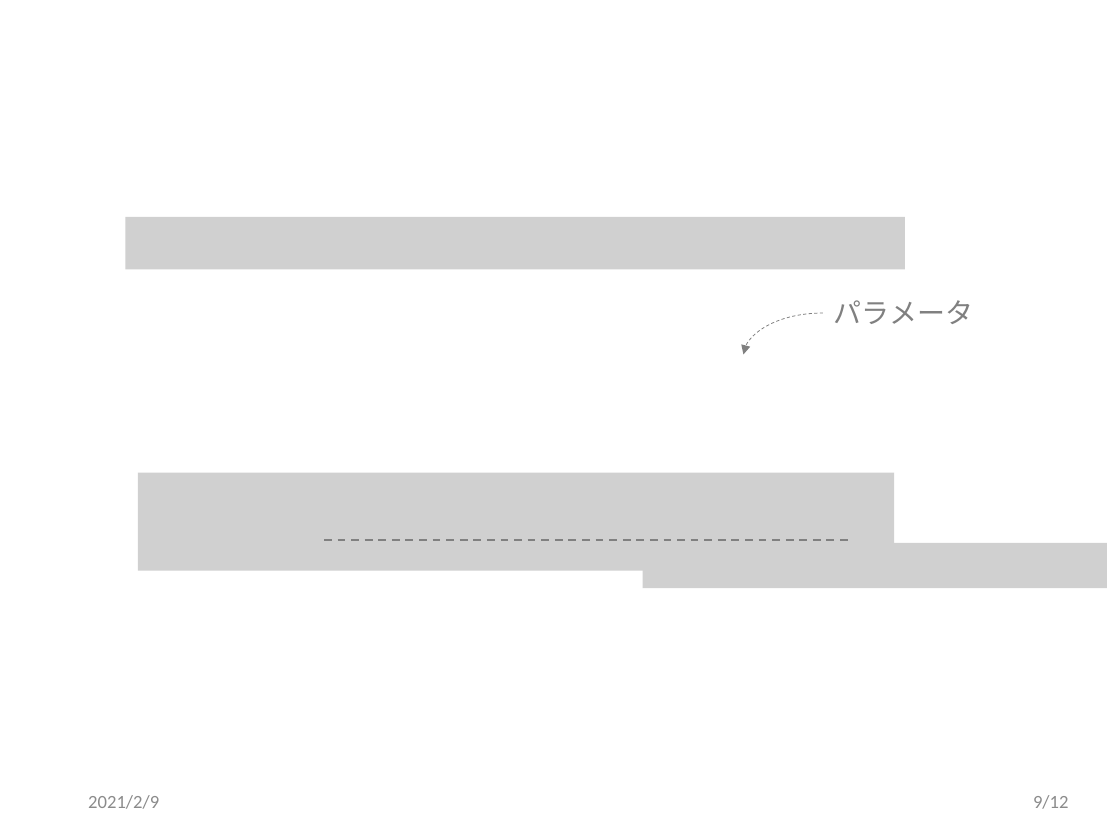
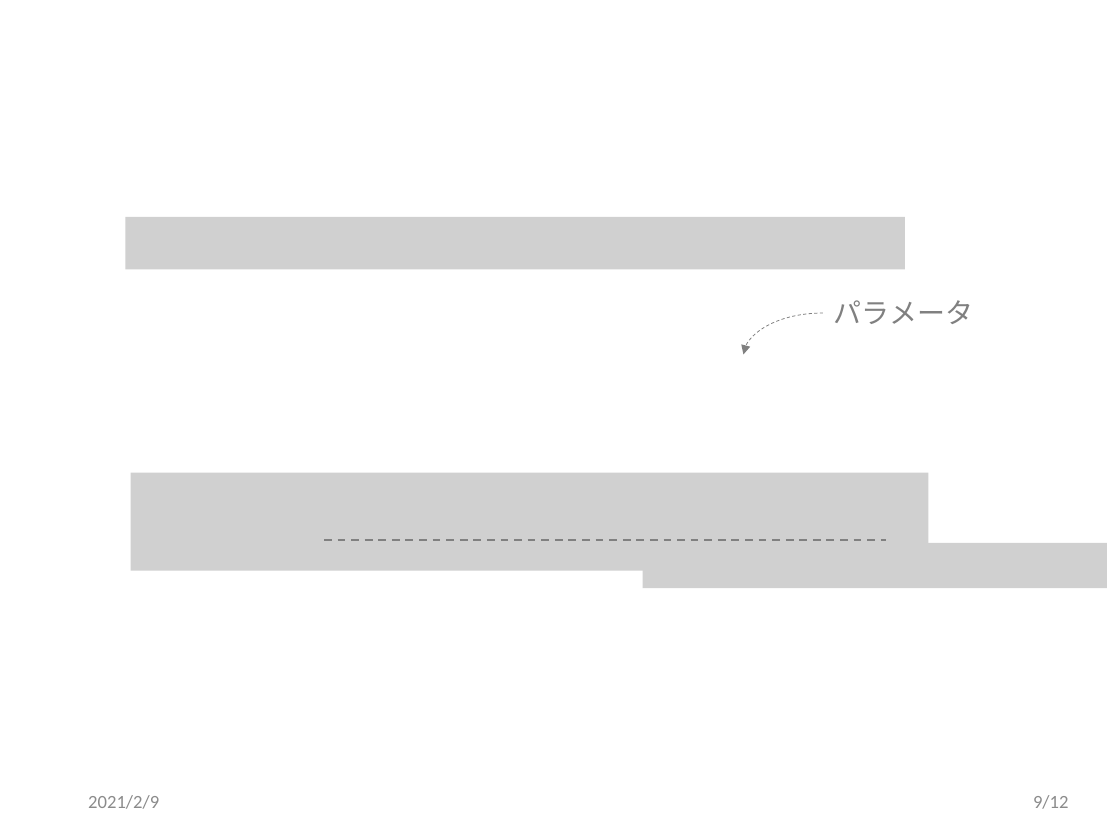
Before and after one commit to ibuki1024/thesis, a slide deck: slide 13 of slide/master.pptx. Drawn at 1120x840 pixels with LibreOffice and Linux fonts; fonts in the diff are those of the drawing; grey boxes stand for pictures; background and template pictures are left out. Boxes give left, top, right and bottom in pixels: in the first picture for what was removed or moved away, otherwise in the second. Text is boxed around its words. In the diff, an @@ line names an element or a change of style, - is before the commit and + after.

```diff
--- a/slide/master.pptx
+++ b/slide/master.pptx
@@ picture resized from (x1=138, y1=473, x2=894, y2=571) to (x1=131, y1=473, x2=928, y2=571) @@
@@ line moved from (324, 540) - (849, 540) to (324, 540) - (886, 540) @@
```
Also in this commit, not shown: 9 other slides changed, 1 other file.
